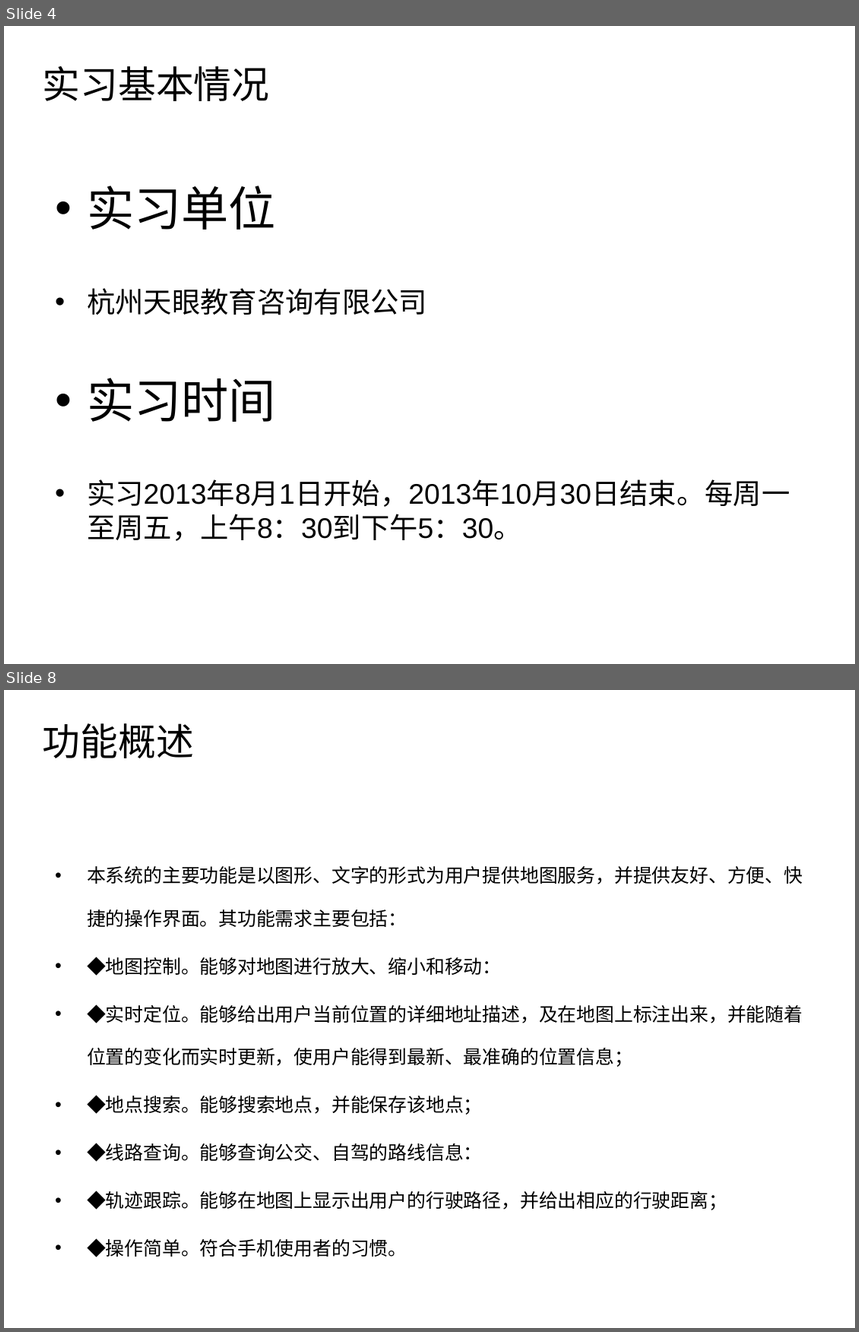
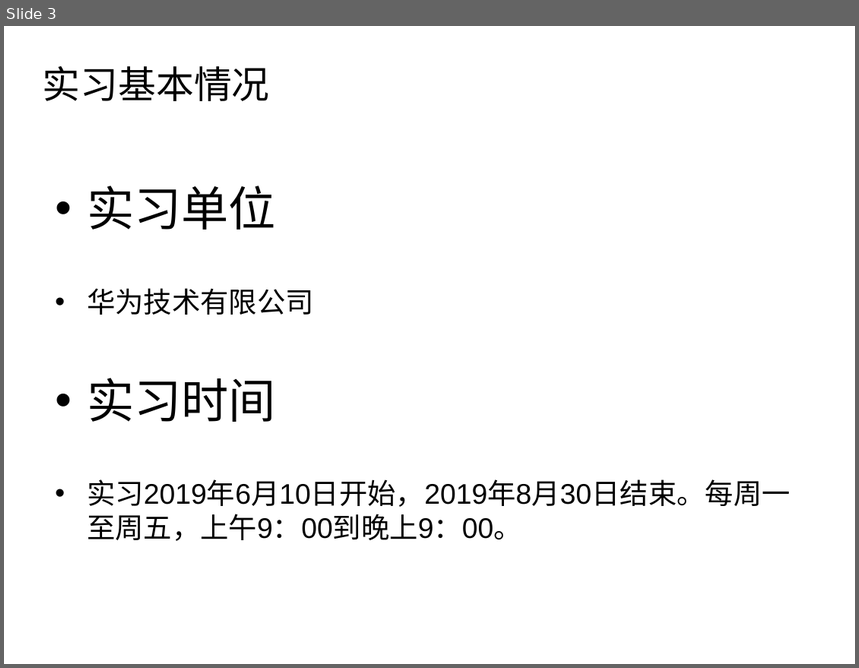
Before and after one commit to iCodeZone/shixi, a slide deck: 6.实习答辩.ppt. Shown one above the other, each under a label of ours: slides 4 and 8 before the commit, slide 3 after it; the slides between them are not shown. The pictures are 859x1332 and 859x668 pixels, drawn with LibreOffice and Linux fonts; fonts in the diff are those of the drawing; background and template pictures are left out. Boxes give left, top, right and bottom in pixels: in the first picture for what was removed or moved away, otherwise in the second. Text is boxed around its words. In the diff, an @@ line names an element or a change of style, - is before the commit and + after.

```diff
--- a/6.实习答辩.ppt
+++ b/6.实习答辩.ppt
@@ slide 8 removed at [4,690,855,1328], background picture (left out) @@
@@ title removed at [43,723,194,758] @@
-功能概述
@@ text removed at [87,866,803,1258] @@
-• 本系统的主要功能是以图形、文字的形式为用户提供地图服务，并提供友好、方便、快捷的操作界面。其功能需求主要包括：
-• ◆地图控制。能够对地图进行放大、缩小和移动：
-• ◆实时定位。能够给出用户当前位置的详细地址描述，及在地图上标注出来，并能随着位置的变化而实时更新，使用户能得到最新、最准确的位置信息；
-• ◆地点搜索。能够搜索地点，并能保存该地点；
-• ◆线路查询。能够查询公交、自驾的路线信息：
-• ◆轨迹跟踪。能够在地图上显示出用户的行驶路径，并给出相应的行驶距离；
-• ◆操作简单。符合手机使用者的习惯。
@@ what was slide 4 is now slide 3 @@
@@ slide 3 changed as well @@
@@ text at [87,288,314,315]: text changed @@
-• 杭州天眼教育咨询有限公司
+• 华为技术有限公司
@@ text at [87,480,791,541]: text changed @@
-• 实习2013年8月1日开始，2013年10月30日结束。每周一至周五，上午8：30到下午5：30。
+• 实习2019年6月10日开始，2019年8月30日结束。每周一至周五，上午9：00到晚上9：00。
```
Also in this commit, not shown: 4 other slides changed, 7 slides added, 13 other slides removed, 2 other files.
